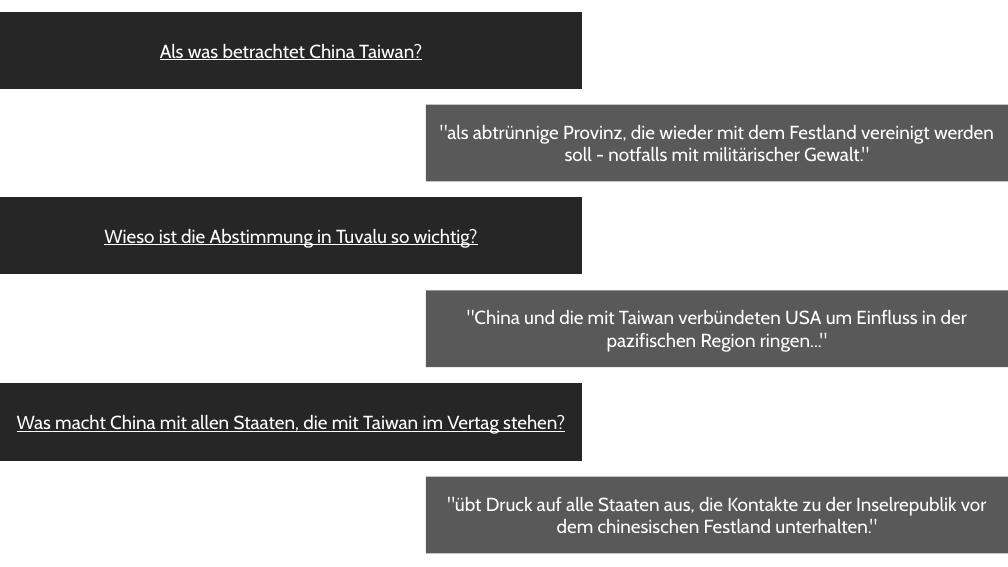
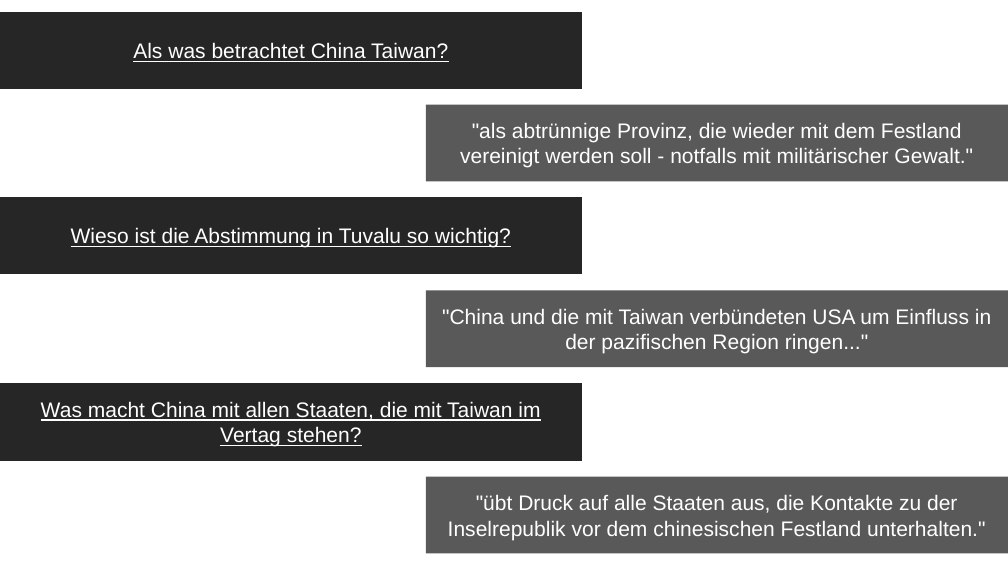
Before and after one commit to Matz21X/2023_24_4BHITS, a slide deck: slide 4 of WIR/Wirtschaft/Zeitungsartikel.pptx. Drawn at 1008x567 pixels with LibreOffice and Linux fonts; fonts in the diff are those of the drawing; background and template pictures are left out. Boxes give left, top, right and bottom in pixels: in the first picture for what was removed or moved away, otherwise in the second. Text is boxed around its words. In the diff, an @@ line names an element or a change of style, - is before the commit and + after.

```diff
--- a/WIR/Wirtschaft/Zeitungsartikel.pptx
+++ b/WIR/Wirtschaft/Zeitungsartikel.pptx
@@ size 18 to 20 pt, font Cabin to Arial in 6 elements at box(0, 12, 582, 89), box(426, 104, 1008, 181), box(0, 197, 582, 274), box(426, 290, 1008, 368), box(0, 383, 582, 461), box(426, 477, 1008, 554) @@
```
Also in this commit, not shown: 4 other slides changed, 1 slide added.
